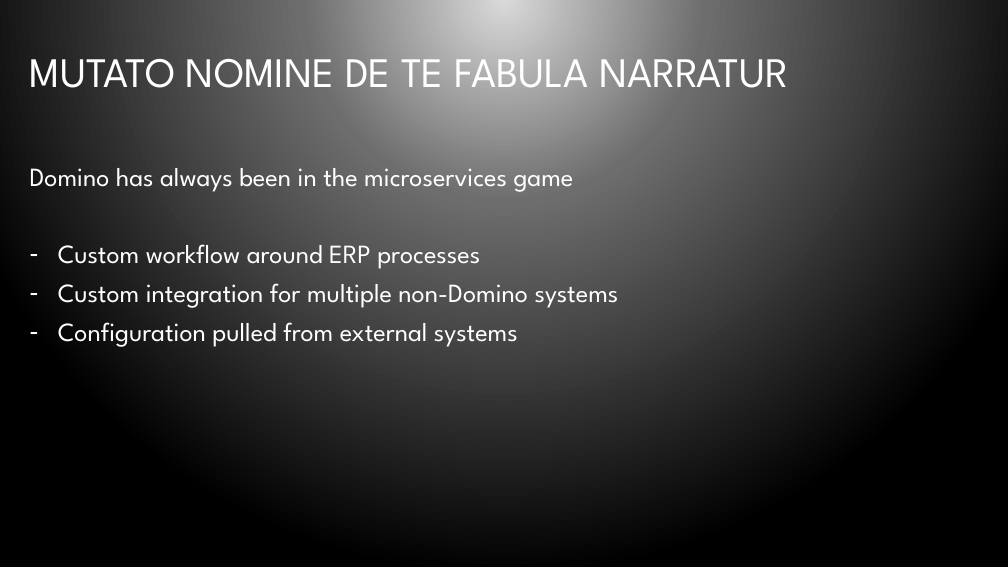
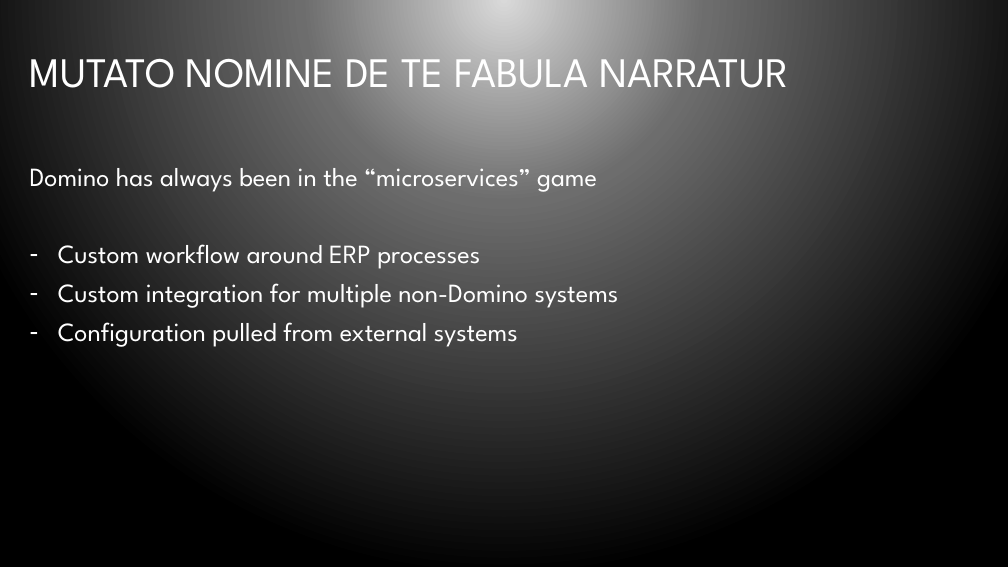
Before and after one commit to bleedingcode/domino-js-masterclass, a slide deck: slide 9 of presentation/8598 Domino and JS.pptx. Drawn at 1008x567 pixels with LibreOffice and Linux fonts; fonts in the diff are those of the drawing; background and template pictures are left out. Boxes give left, top, right and bottom in pixels: in the first picture for what was removed or moved away, otherwise in the second. Text is boxed around its words. In the diff, an @@ line names an element or a change of style, - is before the commit and + after.

```diff
--- a/presentation/8598 Domino and JS.pptx
+++ b/presentation/8598 Domino and JS.pptx
@@ text at <box>30,168,597,192</box>: text changed @@
-Domino has always been in the microservices game
+Domino has always been in the “microservices” game
```
Also in this commit, not shown: 13 other slides changed, 1 slide added.
